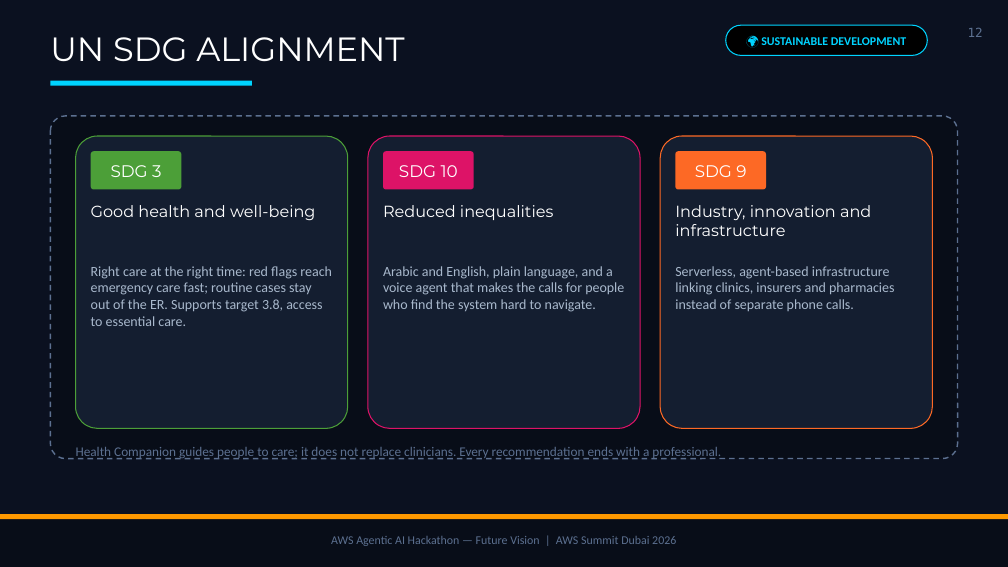
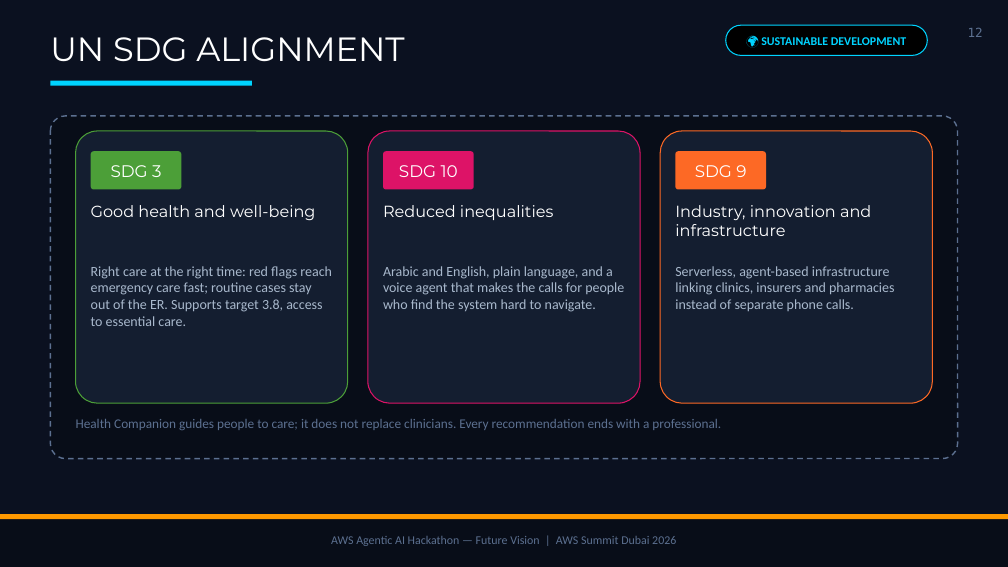
Before and after one commit to manav2701/Team9Aws, a slide deck: slide 12 of slides/Shifa-Health-Companion.pptx. Drawn at 1008x567 pixels with LibreOffice and Linux fonts; fonts in the diff are those of the drawing. Boxes give left, top, right and bottom in pixels: in the first picture for what was removed or moved away, otherwise in the second. Text is boxed around its words. In the diff, an @@ line names an element or a change of style, - is before the commit and + after.

```diff
--- a/slides/Shifa-Health-Companion.pptx
+++ b/slides/Shifa-Health-Companion.pptx
@@ rounded rectangle: place and size @@
-rounded rectangle at bbox=[76, 136, 348, 428]
+rounded rectangle at bbox=[76, 131, 348, 403]
@@ rounded rectangle: place and size @@
-rounded rectangle at bbox=[368, 136, 640, 428]
+rounded rectangle at bbox=[368, 131, 640, 403]
@@ rounded rectangle: place and size @@
-rounded rectangle at bbox=[660, 136, 932, 428]
+rounded rectangle at bbox=[660, 131, 932, 403]
@@ text "Health Companion guides people to ...": place and size @@
-text "Health Companion guides people to ..." at bbox=[76, 447, 721, 460]
+text "Health Companion guides people to ..." at bbox=[76, 419, 721, 430]
```
Also in this commit, not shown: 5 other slides changed.
